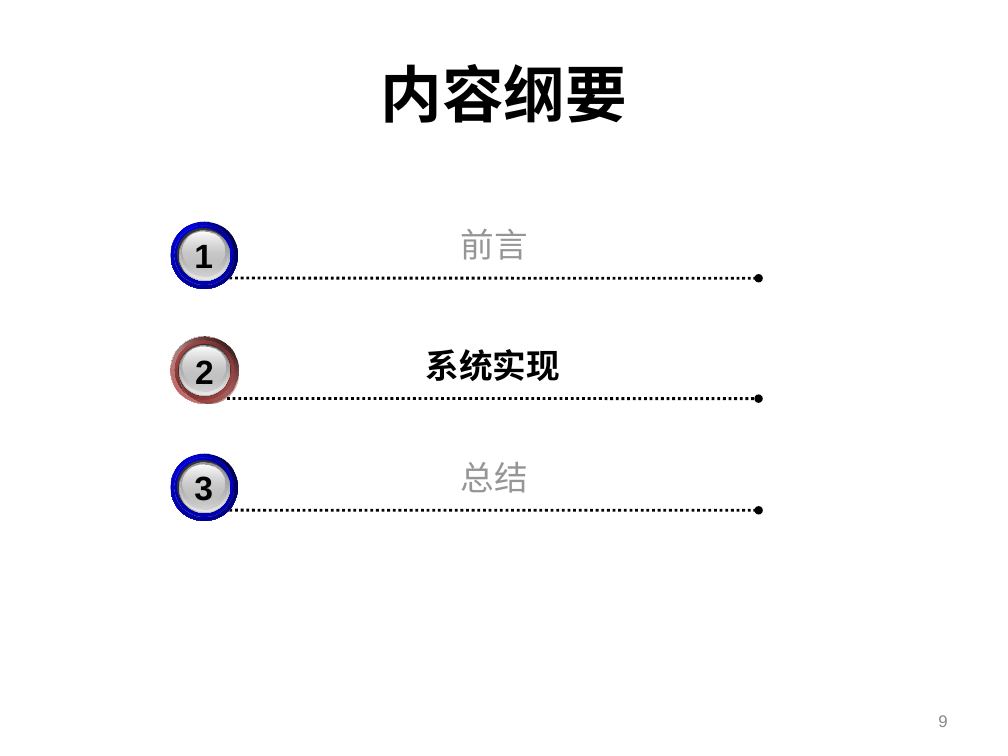
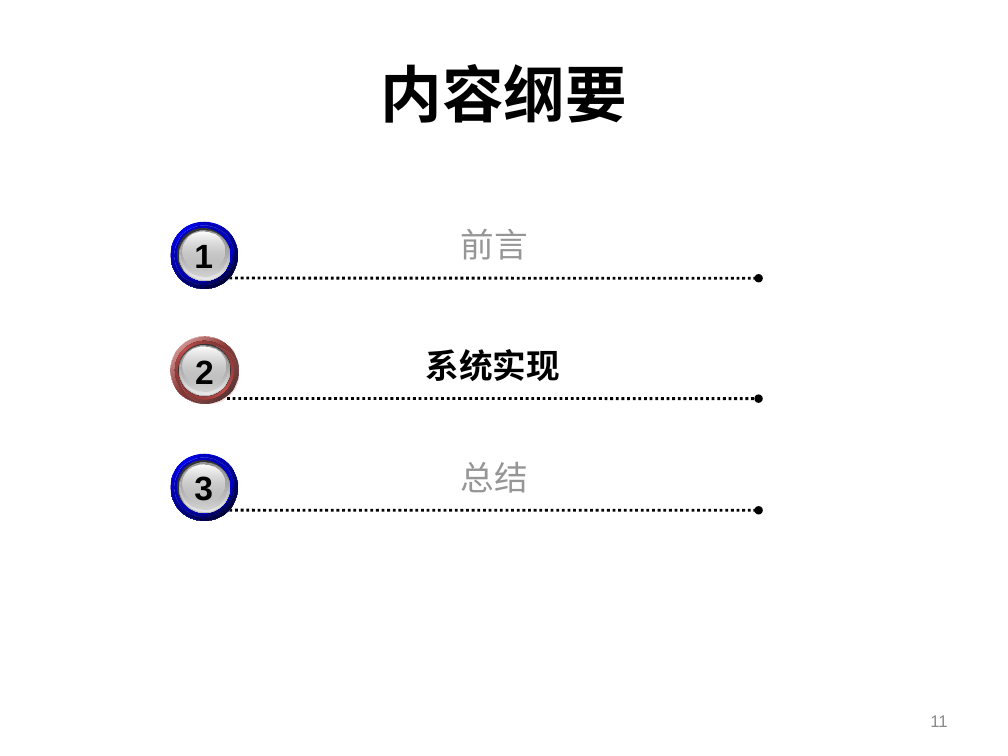
Before and after one commit to machicao2013/mooon, a slide deck: slide 11 of applications/lightfs/doc/portableDFS-可便携的分布式文件系统.ppt (slide 9 before the commit). Drawn at 1008x756 pixels with LibreOffice and Linux fonts; fonts in the diff are those of the drawing; background and template pictures are left out. Boxes give left, top, right and bottom in pixels: in the first picture for what was removed or moved away, otherwise in the second. Text is boxed around its words. In the diff, an @@ line names an element or a change of style, - is before the commit and + after.

```diff
--- a/applications/lightfs/doc/portableDFS-可便携的分布式文件系统.ppt
+++ b/applications/lightfs/doc/portableDFS-可便携的分布式文件系统.ppt
@@ ellipse at (173, 223, 232, 281): fill gradient #0000FF to #00008A to gradient #00008A to #0000FF @@
@@ ellipse at (170, 337, 238, 404): fill gradient #C0504D to #FFFFFF to gradient #FFFFFF to #C0504D @@
@@ ellipse at (175, 341, 234, 399): fill gradient #C0504D to #682B2A to gradient #682B2A to #C0504D @@
@@ ellipse at (173, 455, 232, 513): fill gradient #0000FF to #00008A to gradient #00008A to #0000FF @@
@@ page number at (930, 715, 947, 727): text changed @@
-9
+11
```
Also in this commit, not shown: 15 other slides changed, 4 slides added, 4 other files.
